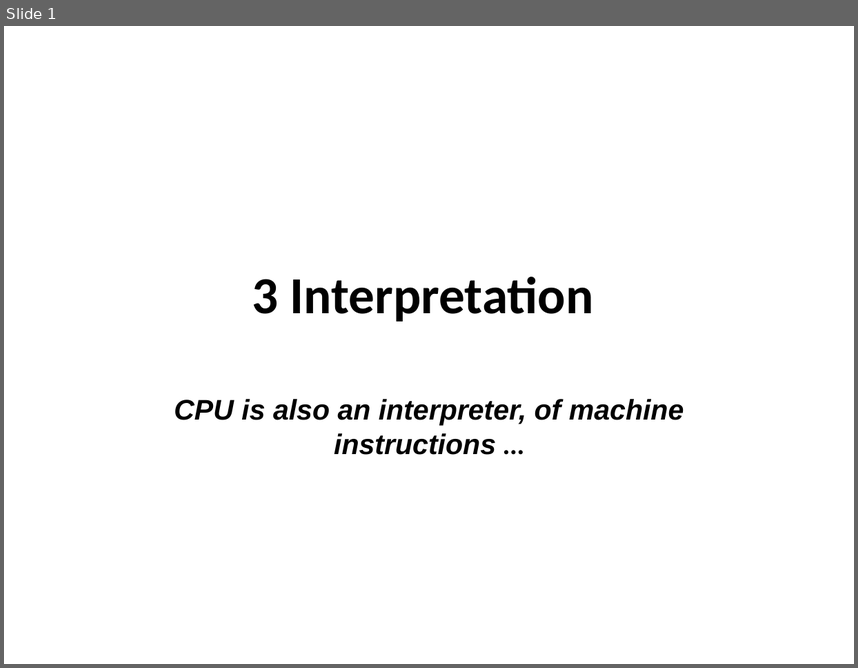
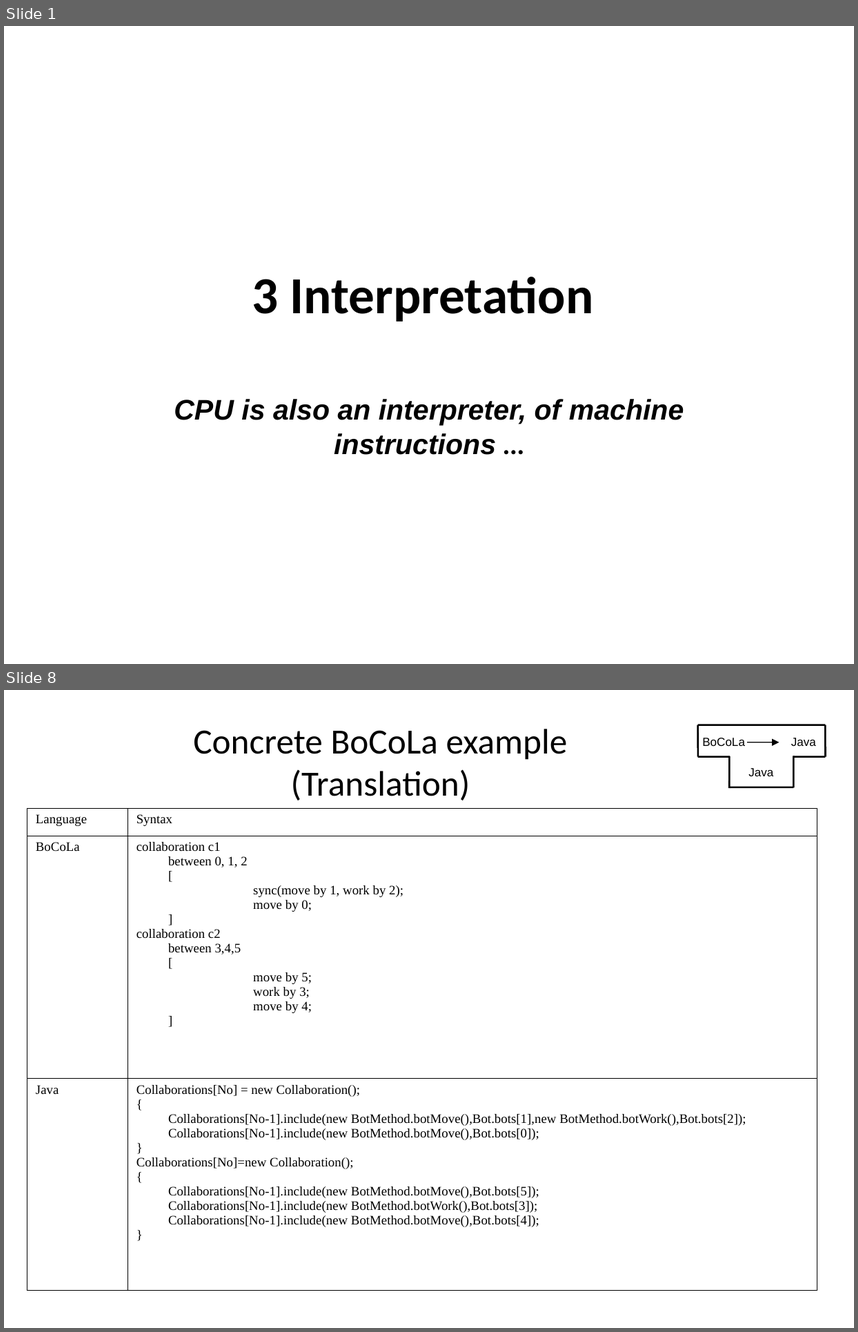
Before and after one commit to isurup/kalle-martin-group, a slide deck: SSE2/slides/3 Interpretation.ppt. Shown one above the other, each under a label of ours: slide 1 before the commit, slides 1 and 8 after it; the slides between them are not shown. The pictures are 858x668 and 858x1332 pixels, drawn with LibreOffice and Linux fonts; fonts in the diff are those of the drawing. Boxes give left, top, right and bottom in pixels: in the first picture for what was removed or moved away, otherwise in the second. Text is boxed around its words. In the diff, an @@ line names an element or a change of style, - is before the commit and + after.

```diff
--- a/SSE2/slides/3 Interpretation.ppt
+++ b/SSE2/slides/3 Interpretation.ppt
@@ slide 8 added at (4, 690, 854, 1328), background #FFFFFF @@
@@ title added at (193, 729, 568, 800), 30 pt, text #000000 @@
+Concrete BoCoLa example
+(Translation)
@@ group added at (697, 725, 825, 788): 8 lines, 3 texts, 1 arrow @@
+Java
+Java
+BoCoLa
@@ table added at (27, 808, 817, 1290), 3 rows, 2 columns @@
+Language | Syntax
+BoCoLa | collaboration c1 / between 0, 1, 2 / [ / sync(move by 1, work by 2); / move by 0; / ] / collaboration c2 / between 3,4,5 / [ / move by 5; / work by 3; / move by 4; / ]
+Java | Collaborations[No] = new Collaboration(); / { / Collaborations[No-1].include(new BotMethod.botMove(),Bot.bots[1],new BotMethod.botWork(),Bot.bots[2]); / Collaborations[No-1].include(new BotMethod.botMove(),Bot.bots[0]); / } / Collaborations[No]=new Collaboration(); / { / Collaborations[No-1].include(new BotMethod.botMove(),Bot.bots[5]); / Collaborations[No-1].include(new BotMethod.botWork(),Bot.bots[3]); / Collaborations[No-1].include(new BotMethod.botMove(),Bot.bots[4]); / }
```
Also in this commit, not shown: 1 slide changed, 6 other slides added, 1 slide removed.
